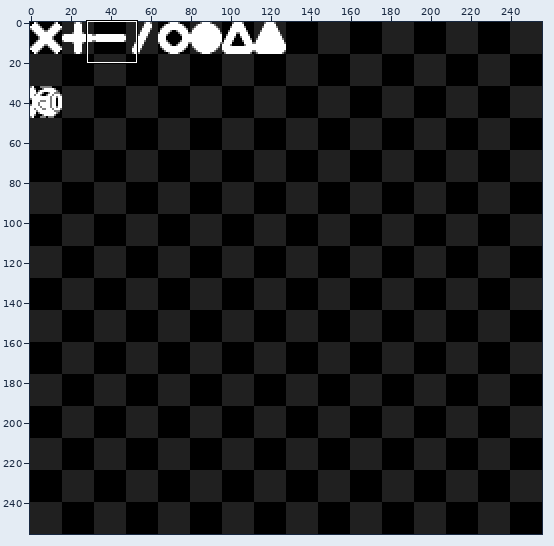
Pixel-art file -- framework/glyphs.ase. The picture above shows the old version from afar; the outline marks the close-up.
Close-up. Earlier state:
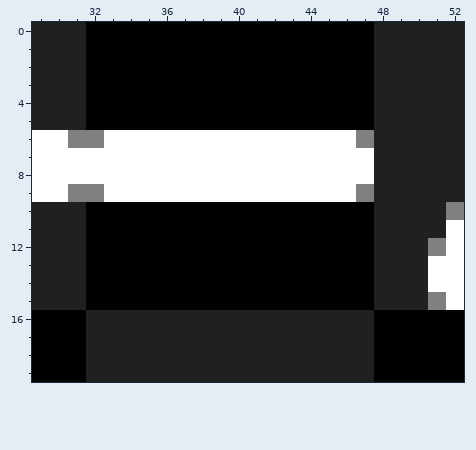
256x256 pixels, 1 frame. Shown: x 29..52, y 0..19. The commit also changed other parts of the picture, which this record leaves out.
The result:
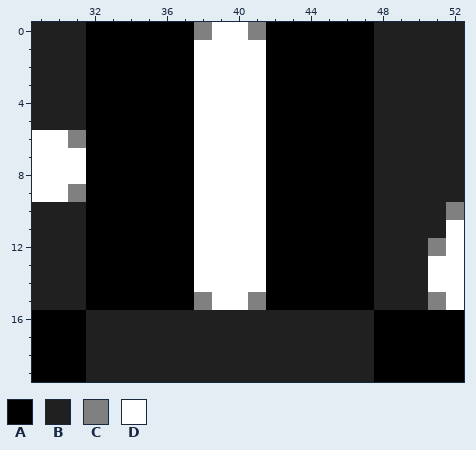
Palette (. is transparent): A #000000  B #202020  C #808080  D #ffffff
Change:
Layer "main":
The edit turns colour C into colour A in row 6 at x 32 and 47; in row 9 at x 32 and 47.
The edit turns colour D into colour A in row 6 at x 33 to 37 and 42 to 46; in rows 7 to 8 at x 32 to 37 and 42 to 47; in row 9 at x 33 to 37 and 42 to 46.
The edit turns colour A into colour C in row 0 at x 38 and 41; in row 15 at x 38 and 41.
The edit turns colour A into colour D in row 0 at x 39 to 40; in rows 1 to 5 at x 38 to 41; in rows 10 to 14 at x 38 to 41; in row 15 at x 39 to 40.
